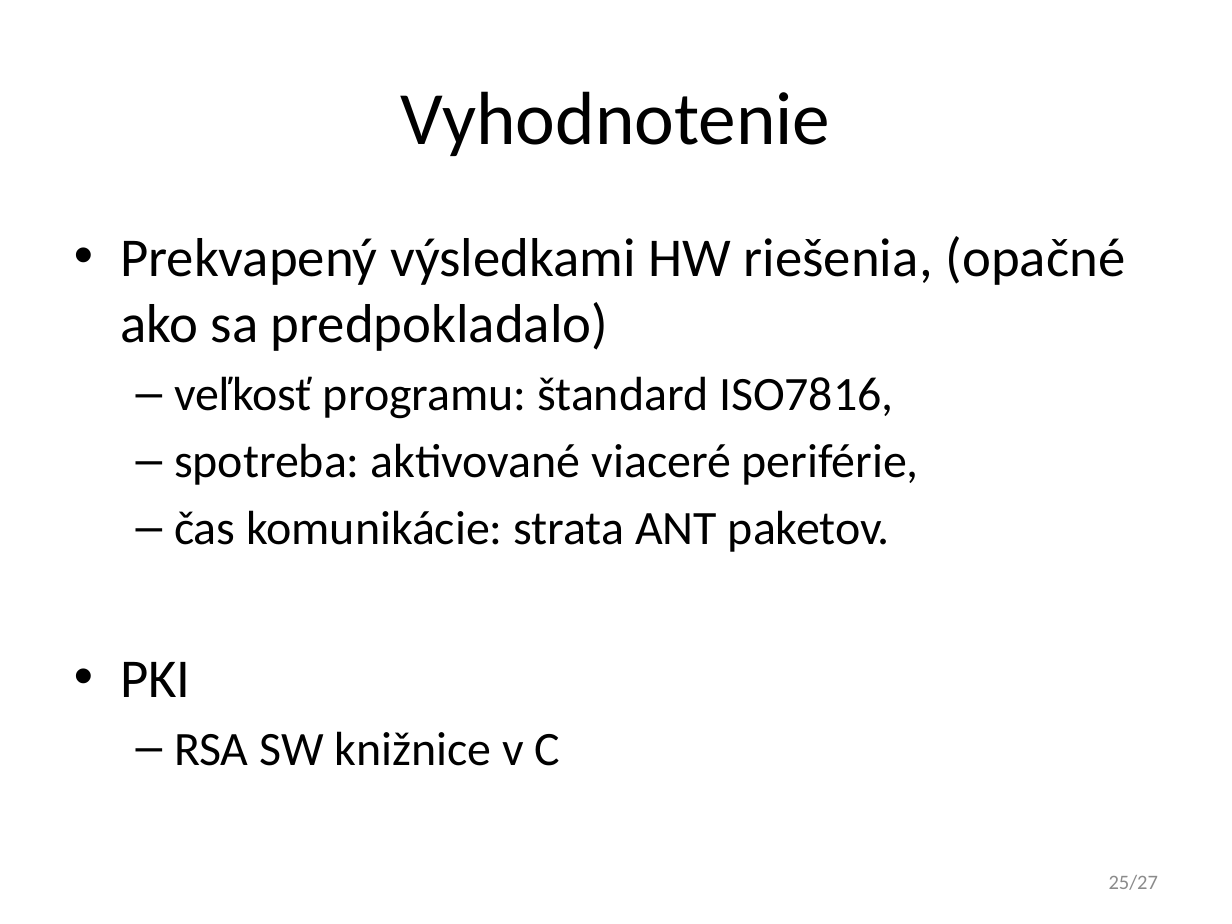
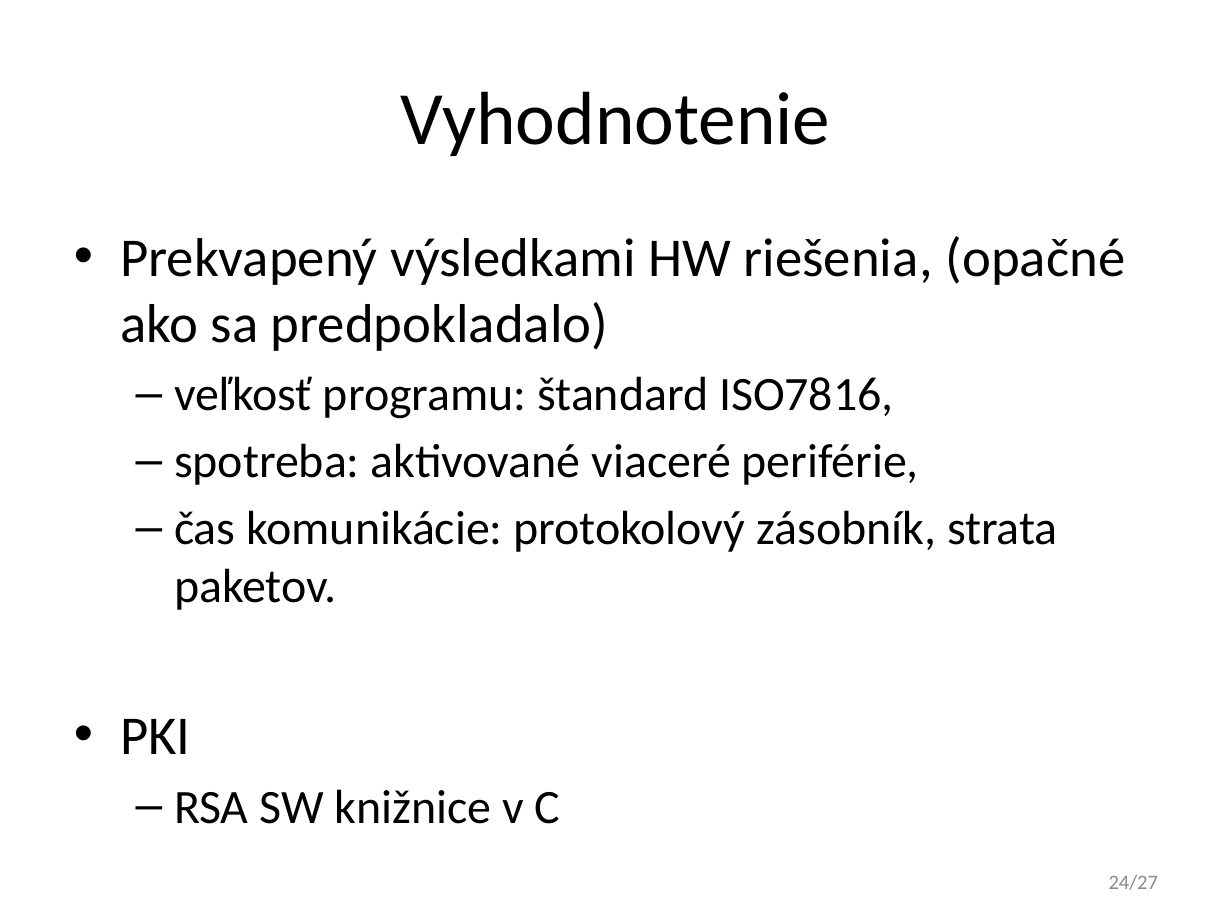
Before and after one commit to javacard-FOSS-applets/nrf6310-pca10007, a slide deck: slide 24 of Obhajoba/xdoubravsky_dp.pptx (slide 25 before the commit). Drawn at 1232x924 pixels with LibreOffice and Linux fonts; fonts in the diff are those of the drawing. Boxes give left, top, right and bottom in pixels: in the first picture for what was removed or moved away, otherwise in the second. Text is boxed around its words. In the diff, an @@ line names an element or a change of style, - is before the commit and + after.

```diff
--- a/Obhajoba/xdoubravsky_dp.pptx
+++ b/Obhajoba/xdoubravsky_dp.pptx
@@ text at <box>174,510,1058,610</box>: text changed @@
-  – čas komunikácie: strata ANT paketov.
+  – čas komunikácie: protokolový zásobník, strata paketov.
@@ page number at <box>1109,875,1159,890</box>: text changed @@
-25/27
+24/27
```
Also in this commit, not shown: 12 other slides changed, 1 other file.
